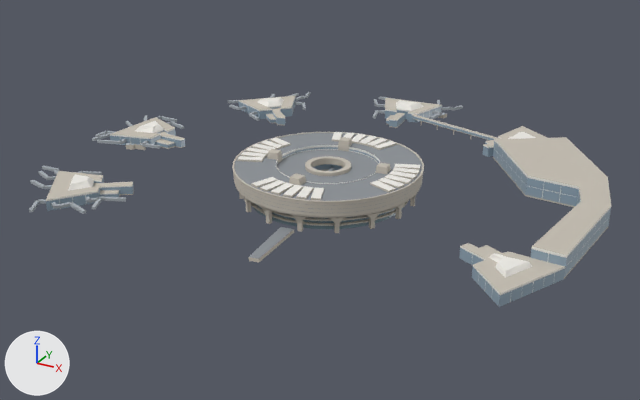
What one commit did to the glTF model models/paris-cdg-terminal-1.glb.
Camera for both pictures: a 50 mm lens placed at (390.0, -726.0, 355.0), pointed at (-22.0, 23.0, -19.0). Every picture has the same lights, and +X, +Y and +Z are marked at lower left. The first picture is the older version. Vertices at exactly the same position are counted once.

The first picture shows 'Paris-CDG Terminal 1'.
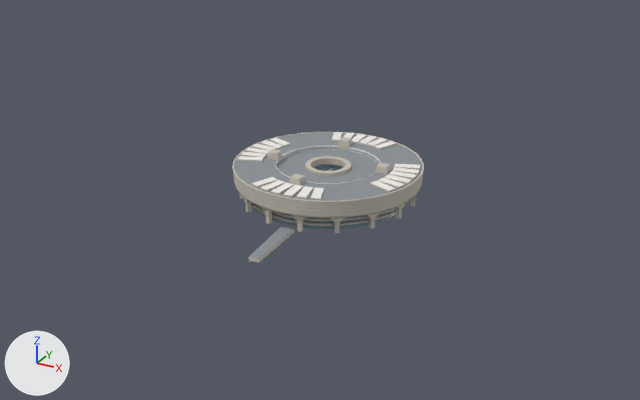
Where the change shows, as pixel boxes [x1, y1, x2, y2] in the pictures (640 x 400 px):
'Paris-CDG Terminal 1', reshaped (67% narrower, 39% shorter): before [29, 92, 611, 307]; after [232, 132, 424, 263]
part 1 of me_paris_cdg_terminal_1, deleted: before [29, 92, 611, 307]

The change, as a list of edits to the scene's bpy script:
```text
Change me_paris_cdg_terminal_1:
    used by ob_paris_cdg_terminal_1; location = (0.0, 0.0, 0.0)
    remove me_paris_cdg_terminal_1.from_pydata(...)  # 4497 vertices, 5667 faces; spans x -293.0..269.0, y -201.0..298.0, z 0.0..40.0
    add me_paris_cdg_terminal_1.from_pydata(...)  # 2382 vertices, 3781 faces; spans x -95.0..95.0, y -159.0..95.0, z 0.0..40.0
    me_paris_cdg_terminal_1 part 1: 372 loose pieces with 2115 vertices, spanning x -293.0..269.0, y -201.0..298.0, z 11.0..32.0, are deleted
```
